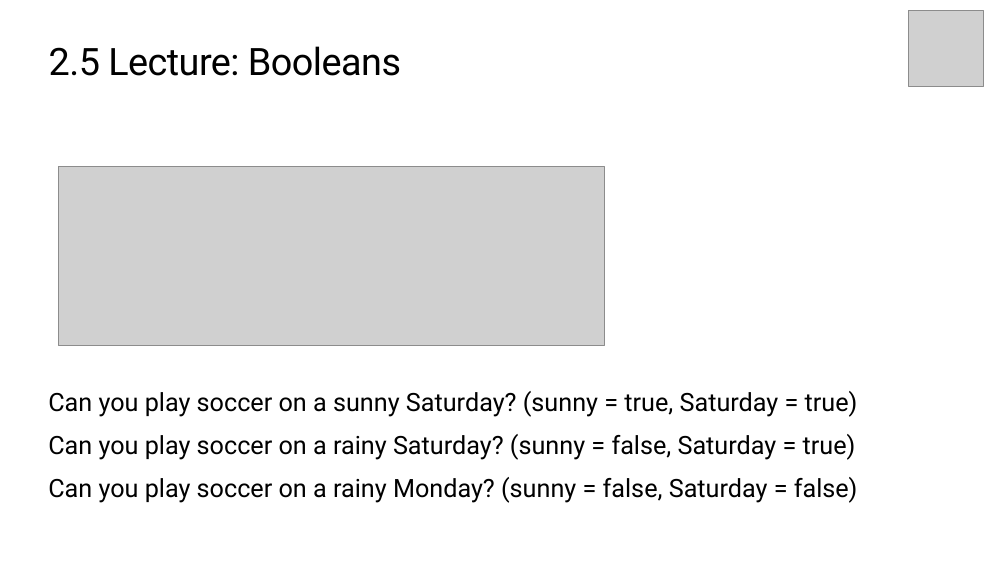
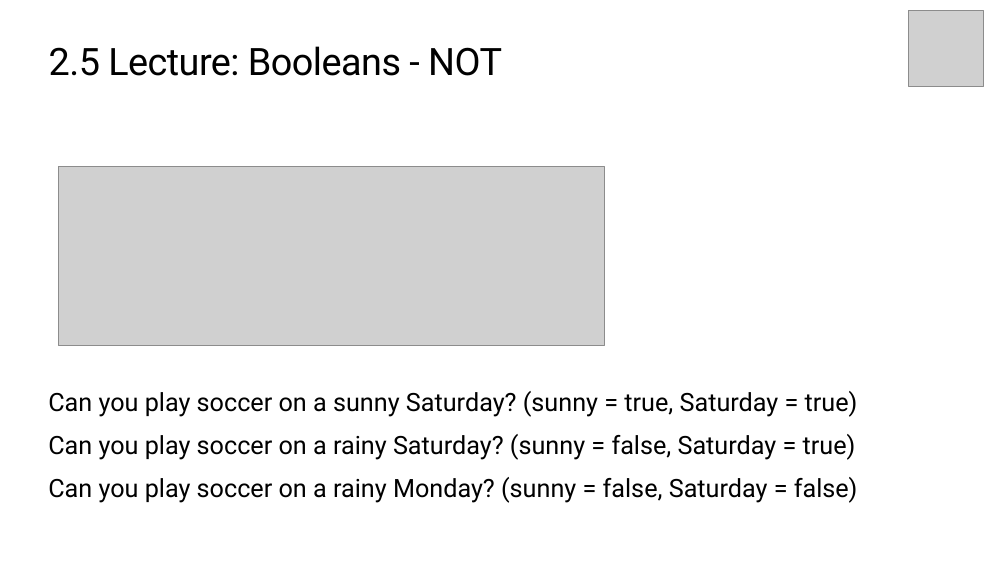
Before and after one commit to TEALSK12/introduction-to-computer-science, a slide deck: slide 12 of docs/slidedecks/TEALS SNAP 2.5.pptx. Drawn at 1008x567 pixels with LibreOffice and Linux fonts; fonts in the diff are those of the drawing; grey boxes stand for pictures; background and template pictures are left out. Boxes give left, top, right and bottom in pixels: in the first picture for what was removed or moved away, otherwise in the second. Text is boxed around its words. In the diff, an @@ line names an element or a change of style, - is before the commit and + after.

```diff
--- a/docs/slidedecks/TEALS SNAP 2.5.pptx
+++ b/docs/slidedecks/TEALS SNAP 2.5.pptx
@@ title at bbox=[49, 46, 502, 76]: text changed @@
-2.5 Lecture: Booleans
+2.5 Lecture: Booleans - NOT
```
Also in this commit, not shown: 2 other slides changed, 4 other files.
